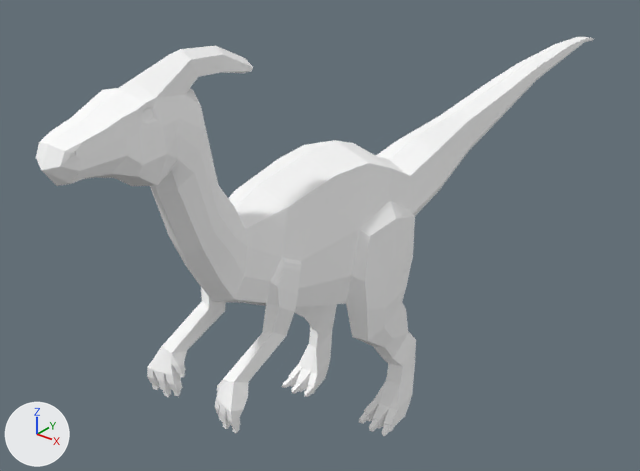
One commit to the glTF model frontend/assets/models3d/packs/quaternius-fbx/parasaurolophus.glb: the scene before it, then after it.
The view is the same before and after, from a 50 mm camera at (2.14, -2.88, 2.63) aimed at (-0.28, 0.14, 0.75). Every picture has the same lights, and +X, +Y and +Z are marked at lower left. The older version comes first. Where no turn or scale is listed for an object, it has been applied to the vertices.

Names of what the first picture shows: 'Parasaurolophus'.
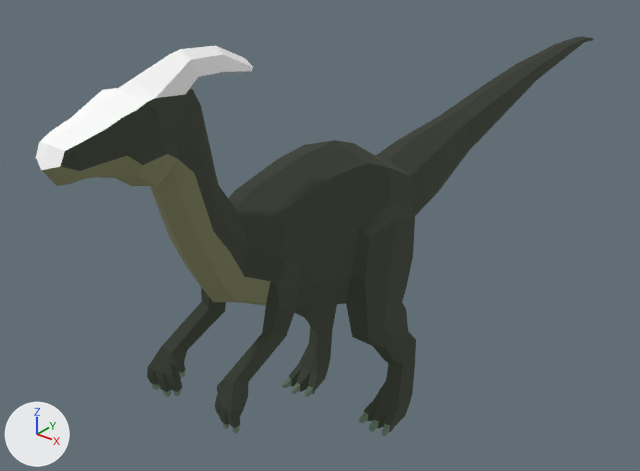
Changed parts and their boxes (x1, y1, x2, y2) in the pictures (640 x 471 px):
```json
{"object": "Parasaurolophus", "change": "recoloured, surface changed", "before": [40, 37, 594, 436], "after": [40, 37, 594, 436], "on screen": "white to black"}
```

Edits to the scene script, one JSON object a line:
```json
{"op": "set", "path": "mat_material_0.base_color", "old": "(1.0, 1.0, 1.0)", "new": "(0.0618, 0.0642, 0.0325)", "note": "white #ffffff -> dark yellow #464833"}
{"op": "add", "block": "mat_material_0", "code": "mat_material_0.emission_color = (0.0618, 0.0642, 0.0325)  # dark yellow #464833"}
{"op": "add", "block": "mat_material_0", "code": "mat_material_0.emission_strength = 1.0"}
{"op": "set", "path": "mat_material_1.base_color", "old": "(1.0, 1.0, 1.0)", "new": "(0.0125, 0.0159, 0.00979)", "note": "white #ffffff -> black #1d2219"}
{"op": "add", "block": "mat_material_1", "code": "mat_material_1.emission_color = (0.0125, 0.0159, 0.00979)  # black #1d2219"}
{"op": "add", "block": "mat_material_1", "code": "mat_material_1.emission_strength = 1.0"}
{"op": "set", "path": "mat_material_2.base_color", "old": "(1.0, 1.0, 1.0)", "new": "(0.0416, 0.0642, 0.0428)", "note": "white #ffffff -> greyish green #39483a"}
{"op": "add", "block": "mat_material_2", "code": "mat_material_2.emission_strength = 1.0"}
```
